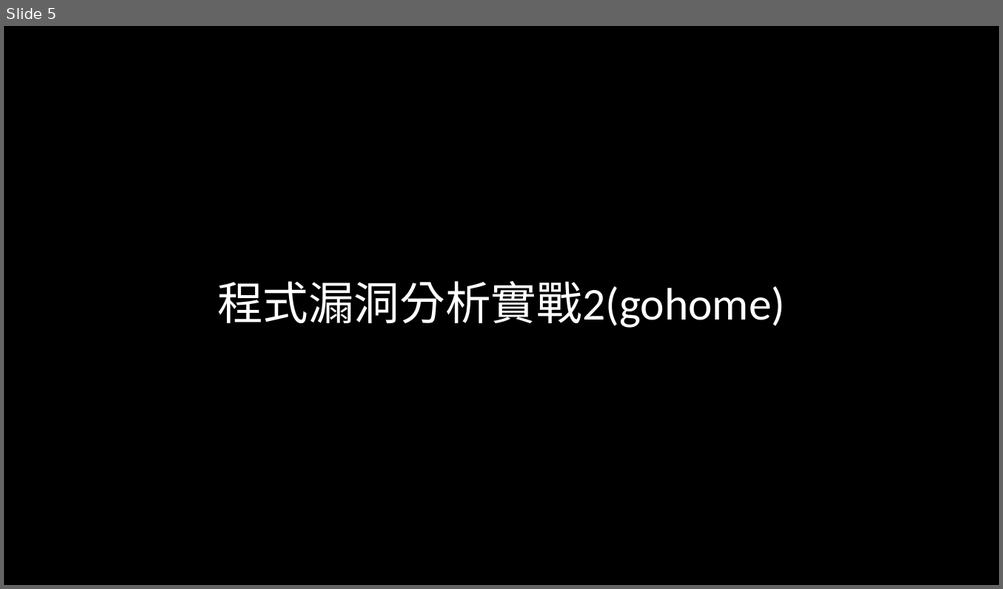
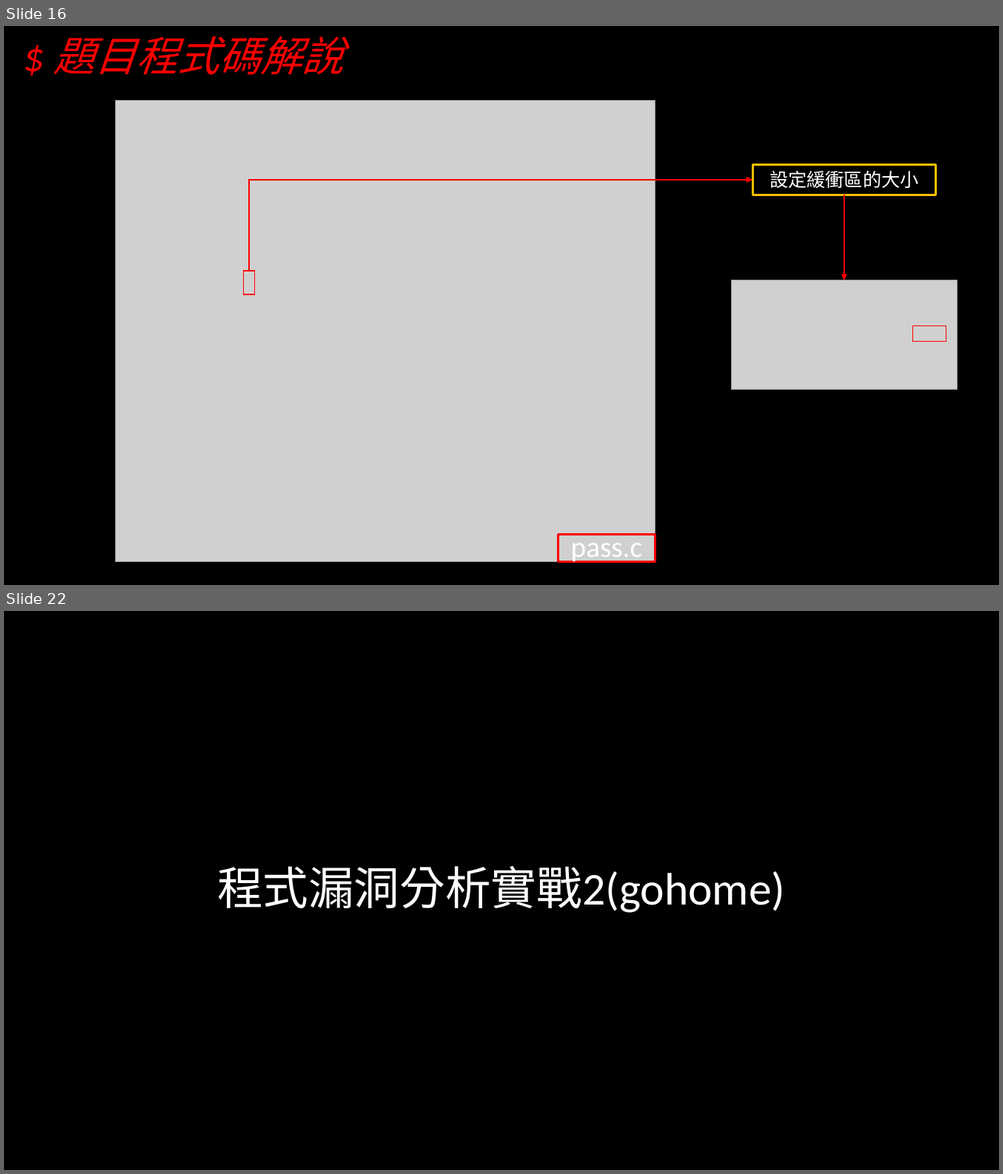
Before and after one commit to hehank/CTF_Practice, a slide deck: Pwn/報告/程式安全期末報告.pptx. Shown one above the other, each under a label of ours: slide 5 before the commit, slides 16 and 22 after it; the slides between them are not shown. The pictures are 1003x589 and 1003x1174 pixels, drawn with LibreOffice and Linux fonts; fonts in the diff are those of the drawing; grey boxes stand for pictures; background and template pictures are left out. Boxes give left, top, right and bottom in pixels: in the first picture for what was removed or moved away, otherwise in the second. Text is boxed around its words. In the diff, an @@ line names an element or a change of style, - is before the commit and + after.

```diff
--- a/Pwn/報告/程式安全期末報告.pptx
+++ b/Pwn/報告/程式安全期末報告.pptx
@@ slide 16 added at bbox=[4, 26, 999, 585], background picture (left out) @@
@@ text added at bbox=[54, 36, 344, 75], 40 pt, text #FF0000, italic @@
+$ 題目程式碼解說
@@ picture added at bbox=[115, 100, 654, 562] @@
@@ elbow arrow added from (249, 271) to (752, 180), #FF0000 1 pt @@
@@ rectangle added at bbox=[752, 165, 935, 195], outline #FFC000 2.25 pt, 18 pt, text #FFFFFF @@
+設定緩衝區的大小
@@ arrow added from (844, 195) to (844, 281), #FF0000 1 pt @@
@@ rectangle added at bbox=[244, 271, 255, 295], outline #FF0000 1 pt @@
@@ picture added at bbox=[731, 281, 957, 390] @@
@@ rectangle added at bbox=[913, 326, 946, 341], outline #FF0000 1 pt @@
@@ title added at bbox=[558, 535, 654, 562], outline #FF0000 2.25 pt, 28 pt, text #FFFFFF @@
+pass.c
@@ what was slide 5 is now slide 22 @@
```
Also in this commit, not shown: 1 slide changed, 17 other slides added, 1 slide removed, 3 other files.
